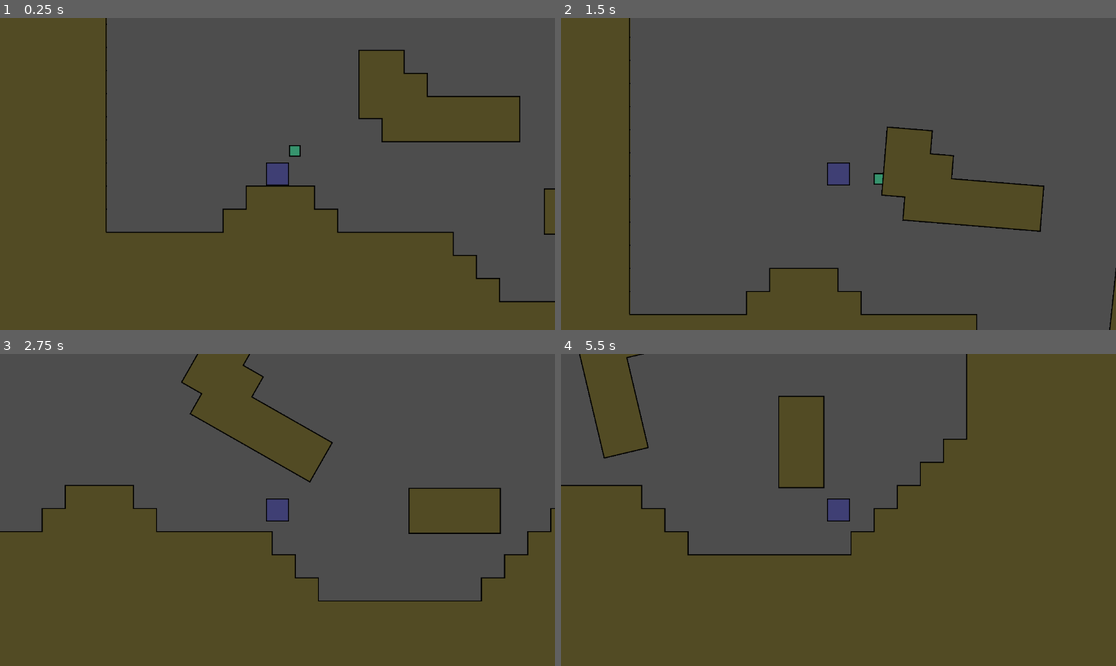
Above: before the commit, frames 1-4 (two rows, left to right).
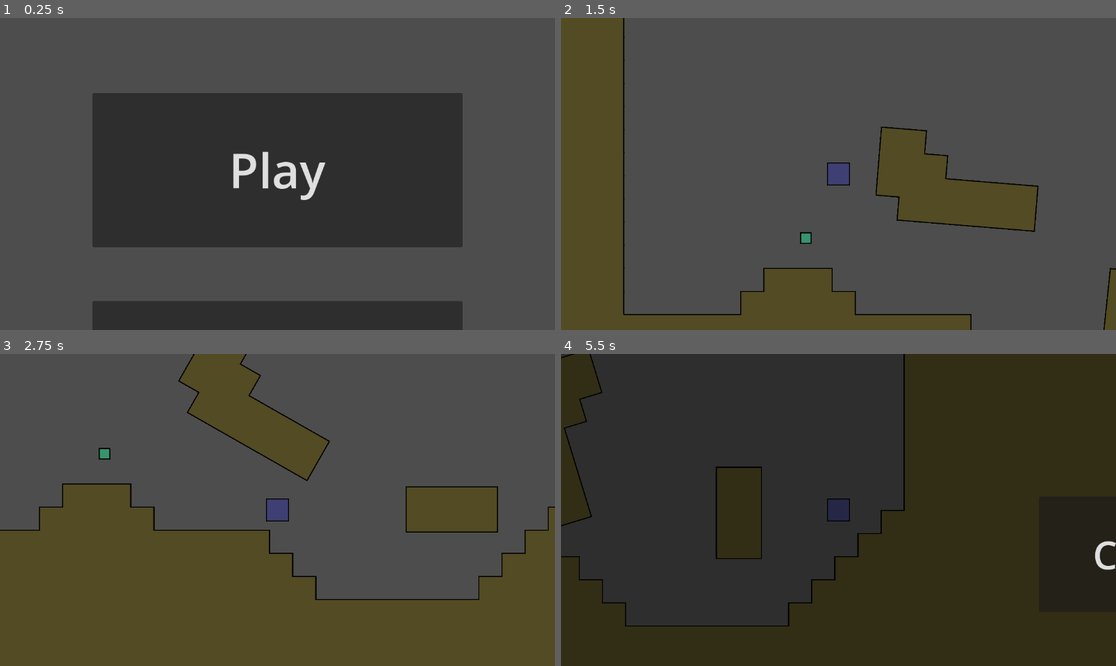
Above: after the commit, the same moments.

Repository: Cycrus/RotationPlatformer
Game: Godot game, scene res://scenes/main_menu.tscn
Same seed, same stepped clock (60 frames per second), same inputs: the game is played once before the commit and once after it. Before the commit the project starts from res://scenes/testworks.tscn.
Inputs (mouse positions are in pixels of both pictures, inside the frame that each line leads up to):
- Up to frame 1 (0.25 s): no input
- Up to frame 2 (1.5 s): click (838, 170) at 0.5 s, where only the run after the commit has a clickable "Play"; tap Enter (ui_accept) at 1.25 s; move the mouse to (866, 174) at 1.27 s; hold D (player_right) from 1.28 s (still down); hold Ctrl (player_run) from 1.28 s (still down)
- Up to frame 3 (2.75 s): keep holding D (player_right); tap Enter (ui_accept) at 1.52, 2.27 s; move the mouse to (249, 510) at 2.02 s; release Ctrl (player_run) at 2.03 s; tap Ctrl (player_run) at 2.1 s
- Up to frame 4 (5.5 s): move the mouse to (849, 503) at 2.77 s; release D (player_right) at 2.78 s; hold A (player_left) 2.78-3.53 s; hold Ctrl (player_run) 2.78-3.53 s; move the mouse to (832, 516) at 3.52 s; hold D (player_right) 3.53-5.03 s; tap Ctrl (player_run) at 3.6, 5.1 s; tap Enter (ui_accept) at 3.77, 4.52, 5.27 s; move the mouse to (877, 513) at 4.27 s; hold Ctrl (player_run) 4.28-5.03 s; tap Escape (ui_cancel) at 4.9 s; move the mouse to (794, 506) at 5.02 s; hold A (player_left) from 5.03 s (still down)

The runs differ from the first frame. In frame 1, 73% of the frame differs, in the area x 0-100%, y 0-100%; in frame 2, 3.0%; in frame 3, 2.4%; in frame 4, 100%.

Commit message:
Implemented menu system.

Diff:
--- a/assets/cursor_collider.tscn
+++ b/assets/cursor_collider.tscn
@@ -10,6 +10,7 @@
 [sub_resource type="CapsuleShape2D" id="CapsuleShape2D_8a5f7"]
 
 [node name="Node2D" type="CharacterBody2D"]
+z_index = 2
 collision_layer = 2
 collision_mask = 2
 motion_mode = 1
--- a/assets/player.tscn
+++ b/assets/player.tscn
@@ -8,6 +8,7 @@
 size = Vector2(19.9844, 19.9844)
 
 [node name="Player" type="CharacterBody2D"]
+z_index = 1
 position = Vector2(43, 476)
 platform_wall_layers = 1
 script = ExtResource("1_yunak")
--- /dev/null
+++ b/assets/ui_controller.tscn
@@ -0,0 +1,47 @@
+[gd_scene load_steps=2 format=3 uid="uid://c1kdql23jokgm"]
+
+[ext_resource type="Script" path="res://scripts/ui_controller.gd" id="1_uwku5"]
+
+[node name="UiController" type="Node2D"]
+script = ExtResource("1_uwku5")
+
+[node name="Ui" type="CanvasLayer" parent="."]
+
+[node name="Menu" type="ColorRect" parent="Ui"]
+process_mode = 3
+visible = false
+offset_left = -256.0
+offset_top = -280.0
+offset_right = 2968.0
+offset_bottom = 1488.0
+color = Color(0, 0, 0, 0.392157)
+
+[node name="ContinueButton" type="Button" parent="Ui/Menu"]
+layout_mode = 0
+offset_left = 1248.0
+offset_top = 576.0
+offset_right = 1824.0
+offset_bottom = 816.0
+theme_override_font_sizes/font_size = 80
+text = "Continue"
+
+[node name="ExitButton" type="Button" parent="Ui/Menu"]
+layout_mode = 0
+offset_left = 1248.0
+offset_top = 1288.0
+offset_right = 1824.0
+offset_bottom = 1528.0
+theme_override_font_sizes/font_size = 80
+text = "Exit"
+
+[node name="Time" type="Label" parent="Ui"]
+offset_left = 2328.0
+offset_top = 40.0
+offset_right = 2538.0
+offset_bottom = 107.0
+theme_override_font_sizes/font_size = 46
+text = "Time"
+metadata/_edit_use_anchors_ = true
+
+[connection signal="pressed" from="Ui/Menu/ContinueButton" to="." method="_on_continue_button_pressed"]
+[connection signal="pressed" from="Ui/Menu/ExitButton" to="." method="_on_exit_button_pressed"]
--- a/project.godot
+++ b/project.godot
@@ -11,9 +11,13 @@
 [application]
 
 config/name="PuzzelPlatformer"
-run/main_scene="res://scenes/testworks.tscn"
+run/main_scene="res://scenes/main_menu.tscn"
 config/features=PackedStringArray("4.1", "Forward Plus")
 config/icon="res://icon.svg"
+
+[display]
+
+window/size/mode=2
 
 [dotnet]
 
@@ -39,6 +43,7 @@
 player_run={
 "deadzone": 0.5,
 "events": [Object(InputEventKey,"resource_local_to_scene":false,"resource_name":"","device":0,"window_id":0,"alt_presse …(181 unchanged characters)…
+, Object(InputEventKey,"resource_local_to_scene":false,"resource_name":"","device":0,"window_id":0,"alt_pressed":false,"shift_pressed":false,"ctrl_pressed":false,"meta_pressed":false,"pressed":false,"keycode":0,"physical_keycode":4194325,"key_label":0,"unicode":0,"echo":false,"script":null)
 ]
 }
 
--- /dev/null
+++ b/scenes/main_menu.tscn
@@ -0,0 +1,27 @@
+[gd_scene load_steps=2 format=3 uid="uid://m5nh11c66b6p"]
+
+[ext_resource type="Script" path="res://scripts/main_menu_controller.gd" id="1_35awm"]
+
+[node name="main_menu" type="Node2D"]
+script = ExtResource("1_35awm")
+
+[node name="Camera2D" type="Camera2D" parent="."]
+
+[node name="PlayButton" type="Button" parent="."]
+offset_left = -384.0
+offset_top = -168.0
+offset_right = 384.0
+offset_bottom = 152.0
+theme_override_font_sizes/font_size = 100
+text = "Play"
+
+[node name="ExitButton" type="Button" parent="."]
+offset_left = -384.0
+offset_top = 264.0
+offset_right = 384.0
+offset_bottom = 576.0
+theme_override_font_sizes/font_size = 100
+text = "Exit"
+
+[connection signal="pressed" from="PlayButton" to="." method="_on_play_button_pressed"]
+[connection signal="pressed" from="ExitButton" to="." method="_on_exit_button_pressed"]
--- a/scenes/testworks.tscn
+++ b/scenes/test_level.tscn
@@ -1,12 +1,13 @@
-[gd_scene load_steps=11 format=3 uid="uid://bmui2prunuot7"]
+[gd_scene load_steps=12 format=3 uid="uid://bfacld7nggr1x"]
 
-[ext_resource type="Script" path="res://scripts/puzzle_element.gd" id="1_bqq20"]
-[ext_resource type="Texture2D" uid="uid://cp3hiak70j3m4" path="res://res/tileset.png" id="1_wu5fe"]
-[ext_resource type="PackedScene" uid="uid://8aepvvcu53rj" path="res://assets/player.tscn" id="2_1ammf"]
-[ext_resource type="PackedScene" uid="uid://cynykbf5m7bht" path="res://assets/cursor_collider.tscn" id="4_7uajd"]
+[ext_resource type="PackedScene" uid="uid://c1kdql23jokgm" path="res://assets/ui_controller.tscn" id="1_ckmv6"]
+[ext_resource type="PackedScene" uid="uid://cynykbf5m7bht" path="res://assets/cursor_collider.tscn" id="2_4wdkg"]
+[ext_resource type="PackedScene" uid="uid://8aepvvcu53rj" path="res://assets/player.tscn" id="3_mlw7o"]
+[ext_resource type="Script" path="res://scripts/puzzle_element.gd" id="4_vr4jj"]
+[ext_resource type="Texture2D" uid="uid://cp3hiak70j3m4" path="res://res/tileset.png" id="5_n2wh4"]
 
 [sub_resource type="TileSetAtlasSource" id="TileSetAtlasSource_voihl"]
-texture = ExtResource("1_wu5fe")
+texture = ExtResource("5_n2wh4")
 texture_region_size = Vector2i(64, 64)
 0:0/0 = 0
 0:0/0/physics_layer_0/linear_velocity = Vector2(0, 0)
@@ -2992,18 +2993,21 @@
 
 [node name="World" type="Node2D"]
 
-[node name="CursorCollider" parent="." instance=ExtResource("4_7uajd")]
+[node name="UiController" parent="." instance=ExtResource("1_ckmv6")]
+visible = false
+
+[node name="CursorCollider" parent="." instance=ExtResource("2_4wdkg")]
 position = Vector2(592, 280)
 
-[node name="Player" parent="." instance=ExtResource("2_1ammf")]
+[node name="Player" parent="." instance=ExtResource("3_mlw7o")]
 position = Vector2(544, 344)
 
-[node name="Stage" type="Node2D" parent="."]
+[node name="Stage" type="Node2D" parent="." groups=["PuzzleElement"]]
 position = Vector2(264, 312)
-script = ExtResource("1_bqq20")
+script = ExtResource("4_vr4jj")
 metadata/can_rotate = false
-metadata/rotation_speed = 0.0
-metadata/rotation_step = 0
+metadata/rotation_speed = 41.88
+metadata/rotation_step = 90
 
 [node name="Tiles" type="TileMap" parent="Stage"]
 tile_set = SubResource("TileSet_7qbjv")
--- a/scripts/Player.gd
+++ b/scripts/Player.gd
@@ -3,7 +3,7 @@
 # ----------------------------- Variables ---------------------------
 
 const SPEED = 400.0
-const RUN_FACTOR = 1.3
+const RUN_FACTOR = 1.5
 const JUMP_VELOCITY = -1300.0
 
 # Get the gravity from the project settings to be synced with RigidBody nodes.
--- a/scripts/cursor_collider.gd
+++ b/scripts/cursor_collider.gd
@@ -5,19 +5,35 @@
 const SPEED = 100
 const SPEED_DAMPENING = 0.08
 var motion = Vector2(0, 0)
+var setup = true
+var start_countdown = 30
 
 # ----------------------------- Built-In Methods ---------------------------
 
+# Sets the mouse parameters to correctly work.
 func _ready():
 	Input.set_mouse_mode(Input.MOUSE_MODE_HIDDEN)
 	Input.set_mouse_mode(Input.MOUSE_MODE_CAPTURED)
 
+# Handles the association of the cursor collider with the mouse movement.
 func _input(event):
-	if event is InputEventMouseMotion:
-		var mouse_motion = event.get_relative()
-		motion = mouse_motion * SPEED
+	if start_countdown == 0:
+		if event is InputEventMouseMotion:
+			var mouse_motion = event.get_relative()
+			motion = mouse_motion * SPEED
+	else:
+		start_countdown -= 1
 
-# Handles the movement of the cursor collider and checks if it collides with
+# Sets up the position to start close to the player character.
+func _process(delta: float):
+	if setup:
+		var player = get_parent().get_node("Player")
+		global_position = player.global_position
+		global_position.y -= 50
+		global_position.x += 30
+		setup = false
+
+# Handles the velocity of the cursor collider and checks if it collides with
 # any TileMaps.
 func _physics_process(delta: float):
 	velocity = motion
--- /dev/null
+++ b/scripts/main_menu_controller.gd
@@ -0,0 +1,23 @@
+extends Node2D
+
+
+var cursor = load("res://res/cursor.png")
+
+# Called when the node enters the scene tree for the first time.
+func _ready():
+	Input.set_custom_mouse_cursor(cursor)
+	Input.set_mouse_mode(Input.MOUSE_MODE_VISIBLE)
+	Input.set_mouse_mode(Input.MOUSE_MODE_CONFINED)
+
+
+# Called every frame. 'delta' is the elapsed time since the previous frame.
+func _process(delta):
+	pass
+
+
+func _on_play_button_pressed():
+	get_tree().change_scene_to_file("res://scenes/test_level.tscn")
+
+
+func _on_exit_button_pressed():
+	get_tree().quit()
--- /dev/null
+++ b/scripts/ui_controller.gd
@@ -0,0 +1,46 @@
+extends Node2D
+
+var menu_open = false
+var menu_object = null
+var time_label = null
+var time = 0
+
+# Called when the node enters the scene tree for the first time.
+func _ready():
+	menu_object = get_node("Ui").get_node("Menu")
+	time_label = get_node("Ui").get_node("Time")
+
+func toggleMainMenu():
+	menu_open = !menu_open
+	if menu_open:
+		menu_object.visible = true
+		Input.set_mouse_mode(Input.MOUSE_MODE_VISIBLE)
+		Input.set_mouse_mode(Input.MOUSE_MODE_CONFINED)
+		get_tree().paused = true
+	else:
+		get_tree().paused = false
+		menu_object.visible = false
+		Input.set_mouse_mode(Input.MOUSE_MODE_HIDDEN)
+		Input.set_mouse_mode(Input.MOUSE_MODE_CAPTURED)
+
+func _input(event):
+	if event.is_action_pressed("ui_cancel"):
+		toggleMainMenu()
+
+# Called every frame. 'delta' is the elapsed time since the previous frame.
+func _process(delta: float):
+	_setTime(delta)
+
+func _setTime(delta: float):
+	if !menu_open:
+		time += 1.4 * delta
+		time_label.text = str(int(time))
+
+
+func _on_continue_button_pressed():
+	toggleMainMenu()
+
+
+func _on_exit_button_pressed():
+	get_tree().paused = false
+	get_tree().change_scene_to_file("res://scenes/main_menu.tscn")
Binary file added: res/goal.png
Not shown, added: res/goal.png.import
Not shown: 4 places in scenes/test_level.tscn that only renumber resources
Not shown, added: res/goal.pxo
